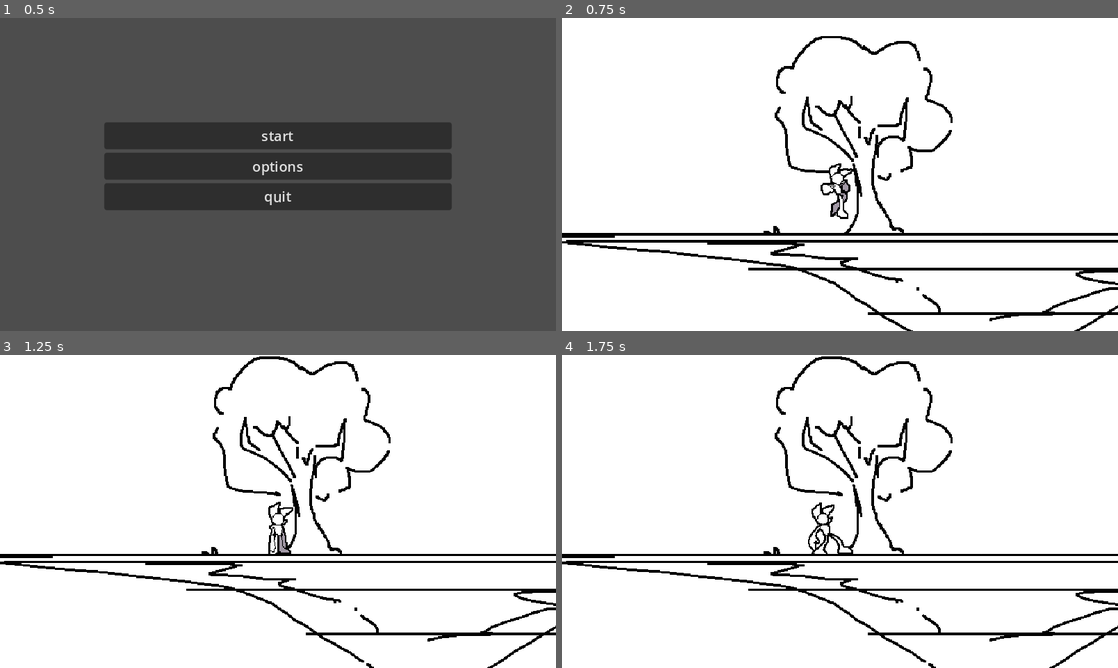
Above: before the commit, frames 1-4 (two rows, left to right).
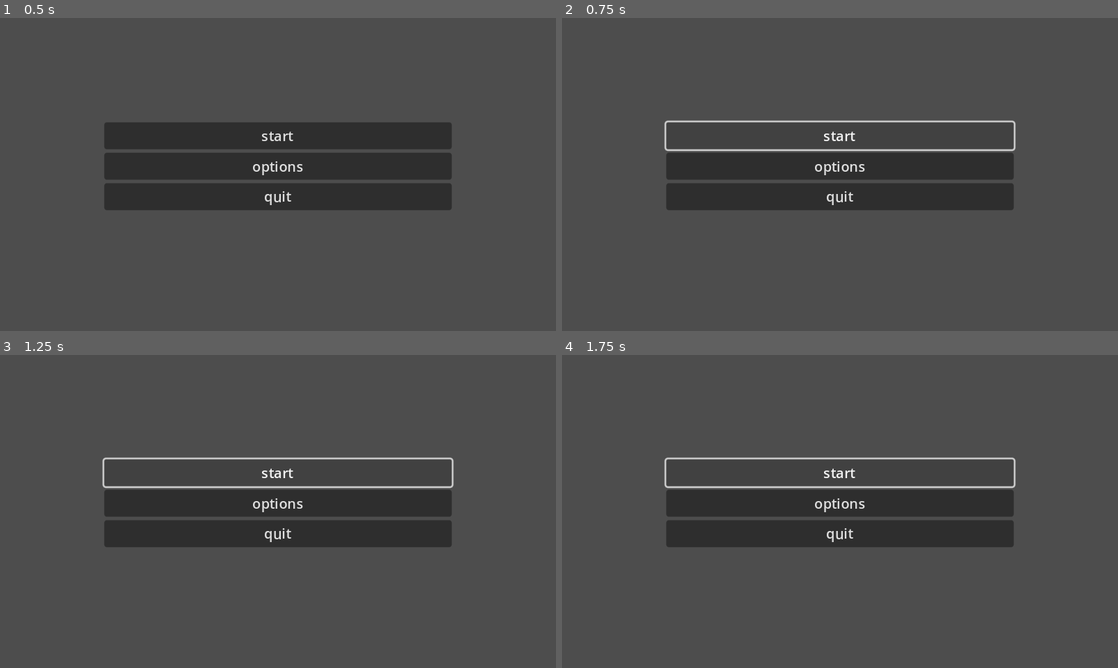
Above: after the commit, the same moments.

Repository: SZH217/game2
Game: Godot game, scene res://assets/scenes/main.tscn
Same seed, same stepped clock (60 frames per second), same inputs: the game is played once before the commit and once after it. The engine's default icon, where the game draws it, is replaced by a stand-in: a white triangle on a blue panel in a dark square. Sound files missing from this copy of the repository are replaced by a short silence.
Inputs (mouse positions are in pixels of both pictures, inside the frame that each line leads up to):
- Up to frame 1 (0.5 s): no input
- Up to frame 2 (0.75 s): click "start" at 0.5 s
- Up to frame 3 (1.25 s): no input
- Up to frame 4 (1.75 s): click (840, 473) at 1.25 s, where only the run after the commit has a clickable "start"

Frame 1 is identical in both runs. In frame 2, 100% of the frame differs, in the area x 0-100%, y 0-100%; in frame 3, 100%; in frame 4, 100%.
Error after the commit: Invalid type in function 'change_scene_to_file' in base 'SceneTree'. Cannot convert argument 1 from Object to String. (res://assets/scripts/main.gd:7)

Commit message:
.

Diff:
--- a/assets/player/player.gd
+++ b/assets/player/player.gd
@@ -29,10 +29,19 @@
 
 @export var hand_scene: PackedScene  # Prefab for the hand
 
+@export var crosshair_scene: PackedScene  # Drag the Crosshair.tscn here in the editor
+var crosshair_instance: Node2D = null
+
 func _ready() -> void:
 	add_to_group("hand_return")
+	crosshair_instance = crosshair_scene.instantiate()
+	get_parent().add_child.call_deferred(crosshair_instance)
 
 func _process(_delta: float) -> void:
+	if crosshair_instance:
+		# Move the crosshair to the mouse position
+		crosshair_instance.global_position = get_global_mouse_position()
+
 	if velocity.x < 0 and !wall:
 		$sprite.flip_h = true
 	if velocity.x > 0 and !wall:
@@ -173,6 +182,8 @@
 
 	# Hand attack mechanic
 	if haveHand and canShoot and Input.is_action_just_pressed("action_attack"):
+		if crosshair_instance:
+			crosshair_instance.get_node("AnimationPlayer").play("shoot")
 		$Attack.play()
 		launch_hand()
 		haveHand = false
--- /dev/null
+++ b/assets/scenes/crosshair.tscn
@@ -0,0 +1,77 @@
+[gd_scene load_steps=6 format=3 uid="uid://dn0v3qgjrighv"]
+
+[ext_resource type="Script" path="res://assets/scripts/crosshair.gd" id="1_3cyx6"]
+[ext_resource type="Texture2D" uid="uid://b6j6reqy603wx" path="res://assets/textures/crosshair.png" id="1_3k3od"]
+
+[sub_resource type="Animation" id="Animation_tvlbu"]
+length = 0.1
+tracks/0/type = "value"
+tracks/0/imported = false
+tracks/0/enabled = true
+tracks/0/path = NodePath("Sprite2D:region_rect")
+tracks/0/interp = 0
+tracks/0/loop_wrap = true
+tracks/0/keys = {
+"times": PackedFloat32Array(0),
+"transitions": PackedFloat32Array(1),
+"update": 0,
+"values": [Rect2(0, 0, 27, 27)]
+}
+tracks/1/type = "value"
+tracks/1/imported = false
+tracks/1/enabled = true
+tracks/1/path = NodePath("Sprite2D:offset")
+tracks/1/interp = 0
+tracks/1/loop_wrap = true
+tracks/1/keys = {
+"times": PackedFloat32Array(0),
+"transitions": PackedFloat32Array(1),
+"update": 0,
+"values": [Vector2(0, 0)]
+}
+
+[sub_resource type="Animation" id="Animation_f1exg"]
+length = 0.3
+tracks/0/type = "value"
+tracks/0/imported = false
+tracks/0/enabled = true
+tracks/0/path = NodePath("Sprite2D:region_rect")
+tracks/0/interp = 0
+tracks/0/loop_wrap = true
+tracks/0/keys = {
+"times": PackedFloat32Array(0, 0.1, 0.2),
+"transitions": PackedFloat32Array(1, 1, 1),
+"update": 0,
+"values": [Rect2(27, 0, 27, 27), Rect2(0, 27, 27, 27), Rect2(27, 27, 27, 27)]
+}
+tracks/1/type = "value"
+tracks/1/imported = false
+tracks/1/enabled = true
+tracks/1/path = NodePath("Sprite2D:offset")
+tracks/1/interp = 0
+tracks/1/loop_wrap = true
+tracks/1/keys = {
+"times": PackedFloat32Array(0, 0.1, 0.2),
+"transitions": PackedFloat32Array(1, 1, 1),
+"update": 0,
+"values": [Vector2(0, 0), Vector2(0, 0), Vector2(0, 0)]
+}
+
+[sub_resource type="AnimationLibrary" id="AnimationLibrary_dilju"]
+_data = {
+"crosshair": SubResource("Animation_tvlbu"),
+"shoot": SubResource("Animation_f1exg")
+}
+
+[node name="Node2D" type="Node2D"]
+script = ExtResource("1_3cyx6")
+
+[node name="Sprite2D" type="Sprite2D" parent="."]
+texture = ExtResource("1_3k3od")
+region_enabled = true
+region_rect = Rect2(0, 0, 27, 27)
+
+[node name="AnimationPlayer" type="AnimationPlayer" parent="."]
+libraries = {
+"": SubResource("AnimationLibrary_dilju")
+}
--- a/assets/scenes/enemy.tscn
+++ b/assets/scenes/enemy.tscn
@@ -1,8 +1,41 @@
-[gd_scene load_steps=12 format=3 uid="uid://d1vnrf2mfsjfu"]
+[gd_scene load_steps=15 format=3 uid="uid://d1vnrf2mfsjfu"]
 
 [ext_resource type="Script" path="res://assets/scripts/enemy.gd" id="1_yqai2"]
 [ext_resource type="Texture2D" uid="uid://b0j08806il66a" path="res://assets/textures/enemy1.png" id="2_7uk34"]
 [ext_resource type="Shader" path="res://assets/shaders/player.gdshader" id="2_18kv4"]
+[ext_resource type="Texture2D" uid="uid://dayugofjqr668" path="res://assets/textures/gunspark.png" id="2_tr0e5"]
+
+[sub_resource type="Animation" id="Animation_wxb7l"]
+length = 0.5
+tracks/0/type = "value"
+tracks/0/imported = false
+tracks/0/enabled = true
+tracks/0/path = NodePath("Sprite2D:region_rect")
+tracks/0/interp = 0
+tracks/0/loop_wrap = true
+tracks/0/keys = {
+"times": PackedFloat32Array(0, 0.1, 0.2, 0.3, 0.4),
+"transitions": PackedFloat32Array(1, 1, 1, 1, 1),
+"update": 0,
+"values": [Rect2(0, 0, 64, 64), Rect2(64, 0, 64, 64), Rect2(128, 0, 64, 64), Rect2(0, 64, 64, 64), Rect2(64, 64, 64, 64)]
+}
+tracks/1/type = "value"
+tracks/1/imported = false
+tracks/1/enabled = true
+tracks/1/path = NodePath("Sprite2D:offset")
+tracks/1/interp = 0
+tracks/1/loop_wrap = true
+tracks/1/keys = {
+"times": PackedFloat32Array(0, 0.1, 0.2, 0.3, 0.4),
+"transitions": PackedFloat32Array(1, 1, 1, 1, 1),
+"update": 0,
+"values": [Vector2(0, 0), Vector2(0, 0), Vector2(0, 0), Vector2(0, 0), Vector2(0, 0)]
+}
+
+[sub_resource type="AnimationLibrary" id="AnimationLibrary_4ys4e"]
+_data = {
+"g": SubResource("Animation_wxb7l")
+}
 
 [sub_resource type="Animation" id="Animation_jejsn"]
 length = 0.2
@@ -111,6 +144,19 @@
 lock_rotation = true
 script = ExtResource("1_yqai2")
 
+[node name="spark" type="Node2D" parent="."]
+position = Vector2(-28, 2)
+
+[node name="Sprite2D" type="Sprite2D" parent="spark"]
+texture = ExtResource("2_tr0e5")
+region_enabled = true
+region_rect = Rect2(0, 0, 64, 64)
+
+[node name="AnimationPlayer" type="AnimationPlayer" parent="spark"]
+libraries = {
+"": SubResource("AnimationLibrary_4ys4e")
+}
+
 [node name="AnimationPlayer" type="AnimationPlayer" parent="."]
 libraries = {
 "": SubResource("AnimationLibrary_w5dcm")
@@ -134,7 +180,7 @@
 material = SubResource("ShaderMaterial_n8bdh")
 texture = ExtResource("2_7uk34")
 region_enabled = true
-region_rect = Rect2(0, 0, 128, 128)
+region_rect = Rect2(0, 128, 128, 128)
 
 [node name="CollisionShape2D" type="CollisionShape2D" parent="."]
 position = Vector2(4, 7.815)
--- /dev/null
+++ b/assets/scenes/jukebox.tscn
@@ -0,0 +1,76 @@
+[gd_scene load_steps=5 format=3 uid="uid://bkh3220lwijbs"]
+
+[ext_resource type="Texture2D" uid="uid://rtxww4btl7o2" path="res://assets/textures/jukebox.png" id="1_fqd0q"]
+
+[sub_resource type="Animation" id="Animation_exn8a"]
+length = 0.1
+tracks/0/type = "value"
+tracks/0/imported = false
+tracks/0/enabled = true
+tracks/0/path = NodePath("Sprite2D:region_rect")
+tracks/0/interp = 0
+tracks/0/loop_wrap = true
+tracks/0/keys = {
+"times": PackedFloat32Array(0),
+"transitions": PackedFloat32Array(1),
+"update": 0,
+"values": [Rect2(0, 0, 221, 281)]
+}
+tracks/1/type = "value"
+tracks/1/imported = false
+tracks/1/enabled = true
+tracks/1/path = NodePath("Sprite2D:offset")
+tracks/1/interp = 0
+tracks/1/loop_wrap = true
+tracks/1/keys = {
+"times": PackedFloat32Array(0),
+"transitions": PackedFloat32Array(1),
+"update": 0,
+"values": [Vector2(0, 0)]
+}
+
+[sub_resource type="Animation" id="Animation_c033a"]
+length = 0.4
+tracks/0/type = "value"
+tracks/0/imported = false
+tracks/0/enabled = true
+tracks/0/path = NodePath("Sprite2D:region_rect")
+tracks/0/interp = 0
+tracks/0/loop_wrap = true
+tracks/0/keys = {
+"times": PackedFloat32Array(0, 0.1, 0.2, 0.3),
+"transitions": PackedFloat32Array(1, 1, 1, 1),
+"update": 0,
+"values": [Rect2(221, 0, 221, 281), Rect2(0, 0, 221, 281), Rect2(0, 281, 221, 281), Rect2(0, 0, 221, 281)]
+}
+tracks/1/type = "value"
+tracks/1/imported = false
+tracks/1/enabled = true
+tracks/1/path = NodePath("Sprite2D:offset")
+tracks/1/interp = 0
+tracks/1/loop_wrap = true
+tracks/1/keys = {
+"times": PackedFloat32Array(0, 0.1, 0.2, 0.3),
+"transitions": PackedFloat32Array(1, 1, 1, 1),
+"update": 0,
+"values": [Vector2(0, 0), Vector2(0, 0), Vector2(0, 0), Vector2(0, 0)]
+}
+
+[sub_resource type="AnimationLibrary" id="AnimationLibrary_2uqv3"]
+_data = {
+"idle": SubResource("Animation_exn8a"),
+"music": SubResource("Animation_c033a")
+}
+
+[node name="Node2D" type="Node2D"]
+
+[node name="Sprite2D" type="Sprite2D" parent="."]
+scale = Vector2(0.25, 0.25)
+texture = ExtResource("1_fqd0q")
+region_enabled = true
+region_rect = Rect2(0, 0, 221, 281)
+
+[node name="AnimationPlayer" type="AnimationPlayer" parent="."]
+libraries = {
+"": SubResource("AnimationLibrary_2uqv3")
+}
--- a/assets/scenes/pause.tscn
+++ b/assets/scenes/pause.tscn
@@ -1,6 +1,6 @@
 [gd_scene load_steps=4 format=3 uid="uid://7socxwkha3rh"]
 
-[ext_resource type="Script" path="res://assets/scenes/pause.gd" id="1_ltp6s"]
+[ext_resource type="Script" path="res://assets/scripts/pause.gd" id="1_ltp6s"]
 [ext_resource type="Script" path="res://assets/scripts/settings.gd" id="2_ienc4"]
 [ext_resource type="Texture2D" uid="uid://mx36wmqat110" path="res://icon.svg" id="3_1lvcx"]
 
--- a/assets/scenes/world.tscn
+++ b/assets/scenes/world.tscn
@@ -6,12 +6,15 @@
 [ext_resource type="PackedScene" uid="uid://rkbynkrumvhj" path="res://assets/scenes/killzone.tscn" id="4_wmchl"]
 [ext_resource type="AudioStream" uid="uid://chabw0vue3dhw" path="res://assets/music/music.ogg" id="5_loc5j"]
 [ext_resource type="PackedScene" uid="uid://miawiqdj2ubp" path="res://assets/scenes/one-way-platform.tscn" id="8_jyp76"]
-[ext_resource type="Texture2D" uid="uid://rtxww4btl7o2" path="res://assets/textures/jukebox.png" id="9_k2p3n"]
 [ext_resource type="PackedScene" uid="uid://bklmchjfultcj" path="res://assets/scenes/bullet.tscn" id="9_p6kdw"]
 [ext_resource type="PackedScene" uid="uid://bk54mwgc83x41" path="res://assets/player/player.tscn" id="9_rl4nj"]
 [ext_resource type="PackedScene" uid="uid://d1vnrf2mfsjfu" path="res://assets/scenes/enemy.tscn" id="10_64lvh"]
 [ext_resource type="PackedScene" uid="uid://c0co4ewis3qj4" path="res://assets/scenes/hand.tscn" id="10_p07n1"]
 [ext_resource type="Texture2D" uid="uid://csi5rot7s1ubg" path="res://assets/tilesets/tiles.png" id="12_y14wj"]
+[ext_resource type="PackedScene" uid="uid://dn0v3qgjrighv" path="res://assets/scenes/crosshair.tscn" id="13_il18q"]
+[ext_resource type="PackedScene" uid="uid://bkh3220lwijbs" path="res://assets/scenes/jukebox.tscn" id="13_r6qb0"]
+
+[sub_resource type="WorldBoundaryShape2D" id="WorldBoundaryShape2D_pdrhv"]
 
 [sub_resource type="TileSetAtlasSource" id="TileSetAtlasSource_nh6ys"]
 texture = ExtResource("12_y14wj")
@@ -577,8 +580,6 @@
 [sub_resource type="TileSet" id="TileSet_io07y"]
 sources/0 = SubResource("TileSetAtlasSource_nh6ys")
 
-[sub_resource type="WorldBoundaryShape2D" id="WorldBoundaryShape2D_i81ka"]
-
 [node name="world" type="Node2D"]
 script = ExtResource("1_qq2vp")
 
@@ -586,10 +587,15 @@
 position = Vector2(615, 443)
 texture = ExtResource("2_o3xwq")
 
-[node name="Jukebox" type="Sprite2D" parent="."]
-position = Vector2(391, 329)
-scale = Vector2(0.30543, 0.30543)
-texture = ExtResource("9_k2p3n")
+[node name="jukebox" parent="." instance=ExtResource("13_r6qb0")]
+position = Vector2(255, 333)
+
+[node name="Killzone" parent="." instance=ExtResource("4_wmchl")]
+position = Vector2(163, 634)
+collision_mask = 1
+
+[node name="CollisionShape2D" type="CollisionShape2D" parent="Killzone"]
+shape = SubResource("WorldBoundaryShape2D_pdrhv")
 
 [node name="Platforms" type="Node" parent="."]
 
@@ -597,19 +603,12 @@
 tile_set = SubResource("TileSet_io07y")
 
 [node name="Platform" parent="Platforms" instance=ExtResource("2_gerlx")]
-visible = false
-position = Vector2(207, 351)
-scale = Vector2(1.56, 0.36)
+position = Vector2(191, 351)
+scale = Vector2(1.64, 0.36)
 
 [node name="Platform5" parent="Platforms" instance=ExtResource("8_jyp76")]
 position = Vector2(612, -74)
 scale = Vector2(19.4395, 0.159211)
-
-[node name="Killzone" parent="." instance=ExtResource("4_wmchl")]
-position = Vector2(188, 571)
-
-[node name="CollisionShape2D" type="CollisionShape2D" parent="Killzone"]
-shape = SubResource("WorldBoundaryShape2D_i81ka")
 
 [node name="bgm1" type="AudioStreamPlayer" parent="."]
 unique_name_in_owner = true
@@ -623,3 +622,4 @@
 [node name="player" parent="." instance=ExtResource("9_rl4nj")]
 position = Vector2(31, 277)
 hand_scene = ExtResource("10_p07n1")
+crosshair_scene = ExtResource("13_il18q")
--- a/assets/scripts/bullet.gd
+++ b/assets/scripts/bullet.gd
@@ -21,5 +21,6 @@
 		print("hit")
 		queue_free()  # Destroy bullet on hit
 
+
 func _on_timer_timeout() -> void:
 	queue_free()  # Destroy bullet after 3 seconds
--- /dev/null
+++ b/assets/scripts/crosshair.gd
@@ -0,0 +1,16 @@
+extends Node2D
+
+@onready var anim: AnimationPlayer = $AnimationPlayer
+
+func _ready():
+	anim.play("crosshair")
+	anim.animation_finished.connect(_on_animation_finished)
+
+func _process(_delta):
+	# Keep the crosshair at the mouse position
+	global_position = get_global_mouse_position()
+
+func _on_animation_finished(anim_name: StringName):
+	# Return to idle when shoot animation finishes
+	if anim_name == "shoot":
+		anim.play("crosshair")
--- a/assets/scripts/enemy.gd
+++ b/assets/scripts/enemy.gd
@@ -7,24 +7,25 @@
 var gravity = 20
 var playerClose = false
 @onready var anim: AnimationPlayer = $AnimationPlayer
-@onready var sprite: Sprite2D = $Sprite2D  # Убедитесь, что у врага есть спрайт
+@onready var sprite: Sprite2D = $Sprite2D
+@onready var spark: Node2D = $spark
+@onready var sparkanim: AnimationPlayer = $spark/AnimationPlayer
 
 var backspeed = 5
 var maxbackspeed = 100
 
-@export var bullet: PackedScene  # Убедитесь, что это назначено в инспекторе
-var can_shoot = true  # Флаг для контроля стрельбы
+@export var bullet: PackedScene
+var can_shoot = true
+var shooting = false  # Ensures shooting happens at intervals, not every frame
 
-# Called when the node enters the scene tree for the first time.
 func _ready() -> void:
-	anim.play("idle")  # Устанавливаем анимацию по умолчанию
+	anim.play("idle")
+	spark.visible = false
 
-# Called every frame. 'delta' is the elapsed time since the previous frame.
 func _process(_delta: float) -> void:
 	if playerHere and playerClose:
-		anim.play("aim")  # Если игрок близко, переходим в анимацию aim
-		shoot()
-		# Определяем направление взгляда врага на игрока
+		if not shooting:
+			shoot()
 		sprite.flip_h = player.global_position.x > position.x
 		return
 
@@ -32,15 +33,15 @@
 		if player.global_position.x > position.x:
 			if linear_velocity.x < maxSpeed:
 				linear_velocity.x += speed
-				anim.play("run")  # Запускаем анимацию бега
-				sprite.flip_h = true  # Отражаем спрайт вправо
+				anim.play("run")
+				sprite.flip_h = true
 		elif player.global_position.x < position.x:
 			if linear_velocity.x > -maxSpeed:
 				linear_velocity.x -= speed
-				anim.play("run")  # Запускаем анимацию бега
-				sprite.flip_h = false  # Оставляем спрайт по умолчанию (влево)
+				anim.play("run")
+				sprite.flip_h = false
 	else:
-		anim.play("idle")  # Если нет движения, переходим в idle
+		anim.play("idle")
 
 func _on_area_2d_body_entered(body: Node2D) -> void:
 	if body.name == "player":
@@ -59,30 +60,43 @@
 		playerClose = false
 
 func shoot():
-	if not can_shoot:  # Используем флаг can_shoot вместо функции shoot
+	if not can_shoot:
 		return
 
-	anim.play("aim")  # Запускаем анимацию стрельбы
+	can_shoot = false
+	shooting = true
 
-	# Создаем экземпляр пули
+	# Start animation immediately
+	anim.play("aim")
+
+	# Flip spark correctly around enemy center
+	var flip_direction = -1 if sprite.flip_h else 1
+	spark.scale.x = flip_direction
+
+	# Adjust spark position relative to enemy center
+	var offset_x = -28 # Adjust this value based on your enemy’s size
+	spark.position.x = offset_x * flip_direction
+
+	# Show spark and play its animation immediately
+	spark.visible = true
+	sparkanim.play("g")
+
+	# Fire the bullet instantly when the first frame plays
 	var bulletInst = bullet.instantiate()
-
-	# Вычисляем направление от врага к игроку
 	var direction = (player.global_position - global_position).normalized()
-
-	# Устанавливаем позицию пули
-	var launch_distance = 40.0
-	var launch_position = global_position + direction * launch_distance
+	var launch_position = global_position + direction * 40.0
 	bulletInst.global_position = launch_position
 
-	# Задаем скорость пули (используем linear_velocity для RigidBody2D)
 	if bulletInst is RigidBody2D:
-		bulletInst.linear_velocity = direction * 500  # Скорость пули
+		bulletInst.linear_velocity = direction * 500
 
-	# Добавляем пулю на сцену
 	get_parent().call_deferred("add_child", bulletInst)
 
-	# Устанавливаем задержку перед следующим выстрелом
-	can_shoot = false
-	await get_tree().create_timer(0.5).timeout  # Задержка 1 секунда
+	# Short delay to let the first frame of the animation play properly
+	await get_tree().create_timer(0.05).timeout
+	anim.seek(anim.current_animation_length, true)  # Hold on last frame
+
+	# Wait before allowing next shot
+	await get_tree().create_timer(0.5).timeout
 	can_shoot = true
+	shooting = false
--- a/assets/scripts/killzone.gd
+++ b/assets/scripts/killzone.gd
@@ -9,12 +9,12 @@
 var is_pitch_decreasing: bool = false
 var is_pitch_increasing: bool = false
 
-func _on_body_entered(body: Node2D) -> void:
+func _on_body_entered(body: CharacterBody2D) -> void:
 	print("dead")
 	Engine.time_scale = 0.5
 	lerp_timer = 0.0
 	is_pitch_decreasing = true
-	body.get_node("CollisionShape2D").queue_free()
+	body.get_node("colision").queue_free()
 	timer.start()
 
 func _process(delta: float) -> void:
--- a/assets/scripts/main.gd
+++ b/assets/scripts/main.gd
@@ -1,9 +1,9 @@
 extends Control
-
+const WORLD = preload("res://assets/scenes/world.tscn")
 
 
 func _on_start_pressed() -> void:
-	var game_scene = "res://assets/scenes/world.tscn"
+	var game_scene = WORLD
 	get_tree().change_scene_to_file(game_scene)
 
 func _on_options_pressed() -> void:
--- /dev/null
+++ b/assets/textures/crosshair.json
@@ -0,0 +1,52 @@
+{ "frames": {
+   "crosshair 0.aseprite": {
+    "frame": { "x": 0, "y": 0, "w": 27, "h": 27 },
+    "rotated": false,
+    "trimmed": false,
+    "spriteSourceSize": { "x": 0, "y": 0, "w": 27, "h": 27 },
+    "sourceSize": { "w": 27, "h": 27 },
+    "duration": 100
+   },
+   "crosshair 1.aseprite": {
+    "frame": { "x": 27, "y": 0, "w": 27, "h": 27 },
+    "rotated": false,
+    "trimmed": false,
+    "spriteSourceSize": { "x": 0, "y": 0, "w": 27, "h": 27 },
+    "sourceSize": { "w": 27, "h": 27 },
+    "duration": 100
+   },
+   "crosshair 2.aseprite": {
+    "frame": { "x": 0, "y": 27, "w": 27, "h": 27 },
+    "rotated": false,
+    "trimmed": false,
+    "spriteSourceSize": { "x": 0, "y": 0, "w": 27, "h": 27 },
+    "sourceSize": { "w": 27, "h": 27 },
+    "duration": 100
+   },
+   "crosshair 3.aseprite": {
+    "frame": { "x": 27, "y": 27, "w": 27, "h": 27 },
+    "rotated": false,
+    "trimmed": false,
+    "spriteSourceSize": { "x": 0, "y": 0, "w": 27, "h": 27 },
+    "sourceSize": { "w": 27, "h": 27 },
+    "duration": 100
+   }
+ },
+ "meta": {
+  "app": "https://www.aseprite.org/",
+  "version": "1.3.11-dev",
+  "image": "crosshair.png",
+  "format": "RGBA8888",
+  "size": { "w": 54, "h": 54 },
+  "scale": "1",
+  "frameTags": [
+   { "name": "crosshair", "from": 0, "to": 0, "direction": "forward", "color": "#000000ff" },
+   { "name": "shoot", "from": 1, "to": 3, "direction": "forward", "color": "#000000ff" }
+  ],
+  "layers": [
+   { "name": "Layer 1", "opacity": 255, "blendMode": "normal" }
+  ],
+  "slices": [
+  ]
+ }
+}
--- /dev/null
+++ b/assets/textures/gunspark.json
@@ -0,0 +1,59 @@
+{ "frames": {
+   "gunspark 0.aseprite": {
+    "frame": { "x": 0, "y": 0, "w": 64, "h": 64 },
+    "rotated": false,
+    "trimmed": false,
+    "spriteSourceSize": { "x": 0, "y": 0, "w": 64, "h": 64 },
+    "sourceSize": { "w": 64, "h": 64 },
+    "duration": 100
+   },
+   "gunspark 1.aseprite": {
+    "frame": { "x": 64, "y": 0, "w": 64, "h": 64 },
+    "rotated": false,
+    "trimmed": false,
+    "spriteSourceSize": { "x": 0, "y": 0, "w": 64, "h": 64 },
+    "sourceSize": { "w": 64, "h": 64 },
+    "duration": 100
+   },
+   "gunspark 2.aseprite": {
+    "frame": { "x": 128, "y": 0, "w": 64, "h": 64 },
+    "rotated": false,
+    "trimmed": false,
+    "spriteSourceSize": { "x": 0, "y": 0, "w": 64, "h": 64 },
+    "sourceSize": { "w": 64, "h": 64 },
+    "duration": 100
+   },
+   "gunspark 3.aseprite": {
+    "frame": { "x": 0, "y": 64, "w": 64, "h": 64 },
+    "rotated": false,
+    "trimmed": false,
+    "spriteSourceSize": { "x": 0, "y": 0, "w": 64, "h": 64 },
+    "sourceSize": { "w": 64, "h": 64 },
+    "duration": 100
+   },
+   "gunspark 4.aseprite": {
+    "frame": { "x": 64, "y": 64, "w": 64, "h": 64 },
+    "rotated": false,
+    "trimmed": false,
+    "spriteSourceSize": { "x": 0, "y": 0, "w": 64, "h": 64 },
+    "sourceSize": { "w": 64, "h": 64 },
+    "duration": 100
+   }
+ },
+ "meta": {
+  "app": "https://www.aseprite.org/",
+  "version": "1.3.11-dev",
+  "image": "gunspark.png",
+  "format": "RGBA8888",
+  "size": { "w": 192, "h": 128 },
+  "scale": "1",
+  "frameTags": [
+   { "name": "g", "from": 0, "to": 4, "direction": "forward", "color": "#000000ff" }
+  ],
+  "layers": [
+   { "name": "Layer 1", "opacity": 255, "blendMode": "normal" }
+  ],
+  "slices": [
+  ]
+ }
+}
--- /dev/null
+++ b/assets/textures/jukebox.json
@@ -0,0 +1,60 @@
+{ "frames": {
+   "jukebox 0.ase": {
+    "frame": { "x": 0, "y": 0, "w": 221, "h": 281 },
+    "rotated": false,
+    "trimmed": false,
+    "spriteSourceSize": { "x": 0, "y": 0, "w": 221, "h": 281 },
+    "sourceSize": { "w": 221, "h": 281 },
+    "duration": 100
+   },
+   "jukebox 1.ase": {
+    "frame": { "x": 221, "y": 0, "w": 221, "h": 281 },
+    "rotated": false,
+    "trimmed": false,
+    "spriteSourceSize": { "x": 0, "y": 0, "w": 221, "h": 281 },
+    "sourceSize": { "w": 221, "h": 281 },
+    "duration": 100
+   },
+   "jukebox 2.ase": {
+    "frame": { "x": 0, "y": 0, "w": 221, "h": 281 },
+    "rotated": false,
+    "trimmed": false,
+    "spriteSourceSize": { "x": 0, "y": 0, "w": 221, "h": 281 },
+    "sourceSize": { "w": 221, "h": 281 },
+    "duration": 100
+   },
+   "jukebox 3.ase": {
+    "frame": { "x": 0, "y": 281, "w": 221, "h": 281 },
+    "rotated": false,
+    "trimmed": false,
+    "spriteSourceSize": { "x": 0, "y": 0, "w": 221, "h": 281 },
+    "sourceSize": { "w": 221, "h": 281 },
+    "duration": 100
+   },
+   "jukebox 4.ase": {
+    "frame": { "x": 0, "y": 0, "w": 221, "h": 281 },
+    "rotated": false,
+    "trimmed": false,
+    "spriteSourceSize": { "x": 0, "y": 0, "w": 221, "h": 281 },
+    "sourceSize": { "w": 221, "h": 281 },
+    "duration": 100
+   }
+ },
+ "meta": {
+  "app": "https://www.aseprite.org/",
+  "version": "1.3.11-dev",
+  "image": "jukebox.png",
+  "format": "RGBA8888",
+  "size": { "w": 442, "h": 562 },
+  "scale": "1",
+  "frameTags": [
+   { "name": "idle", "from": 0, "to": 0, "direction": "forward", "color": "#000000ff" },
+   { "name": "music", "from": 1, "to": 4, "direction": "forward", "color": "#000000ff" }
+  ],
+  "layers": [
+   { "name": "Layer", "opacity": 255, "blendMode": "normal" }
+  ],
+  "slices": [
+  ]
+ }
+}
--- a/project.godot
+++ b/project.godot
@@ -55,7 +55,6 @@
 action_attack={
 "deadzone": 0.5,
 "events": [Object(InputEventMouseButton,"resource_local_to_scene":false,"resource_name":"","device":-1,"window_id":0,"a …(257 unchanged characters)…
-, Object(InputEventKey,"resource_local_to_scene":false,"resource_name":"","device":-1,"window_id":0,"alt_pressed":false,"shift_pressed":false,"ctrl_pressed":false,"meta_pressed":false,"pressed":false,"keycode":0,"physical_keycode":69,"key_label":0,"unicode":101,"location":0,"echo":false,"script":null)
 ]
 }
 restart={
@@ -66,12 +65,17 @@
 action_pick={
 "deadzone": 0.5,
 "events": [Object(InputEventMouseButton,"resource_local_to_scene":false,"resource_name":"","device":-1,"window_id":0,"a …(258 unchanged characters)…
-, Object(InputEventKey,"resource_local_to_scene":false,"resource_name":"","device":-1,"window_id":0,"alt_pressed":false,"shift_pressed":false,"ctrl_pressed":false,"meta_pressed":false,"pressed":false,"keycode":0,"physical_keycode":81,"key_label":0,"unicode":113,"location":0,"echo":false,"script":null)
 ]
 }
 pause={
 "deadzone": 0.5,
 "events": [Object(InputEventKey,"resource_local_to_scene":false,"resource_name":"","device":-1,"window_id":0,"alt_press …(195 unchanged characters)…
+, Object(InputEventKey,"resource_local_to_scene":false,"resource_name":"","device":-1,"window_id":0,"alt_pressed":false,"shift_pressed":false,"ctrl_pressed":false,"meta_pressed":false,"pressed":false,"keycode":0,"physical_keycode":4194305,"key_label":0,"unicode":0,"location":0,"echo":false,"script":null)
+]
+}
+interact={
+"deadzone": 0.5,
+"events": [Object(InputEventKey,"resource_local_to_scene":false,"resource_name":"","device":-1,"window_id":0,"alt_pressed":false,"shift_pressed":false,"ctrl_pressed":false,"meta_pressed":false,"pressed":false,"keycode":0,"physical_keycode":69,"key_label":0,"unicode":101,"location":0,"echo":false,"script":null)
 ]
 }
 
Not shown: 1 places in assets/scenes/bullet.tscn that only renumber resources
Not shown: 1 places in assets/scenes/world.tscn that only renumber resources
Renamed: assets/scenes/pause.gd -> assets/scripts/pause.gd
Binary file added: assets/textures/crosshair.png
Not shown, added: assets/textures/crosshair.png.import
Binary file added: assets/textures/gunspark.png
Not shown, added: assets/textures/gunspark.png.import
Binary file changed: assets/textures/jukebox.png
